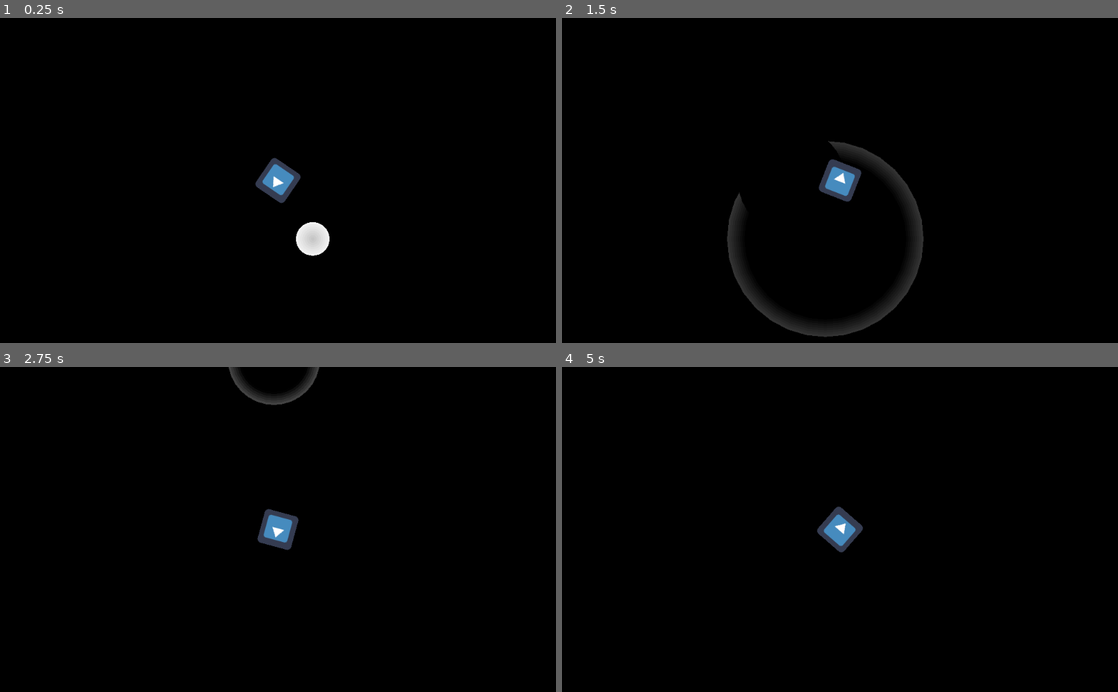
Above: before the commit, frames 1-4 (two rows, left to right).
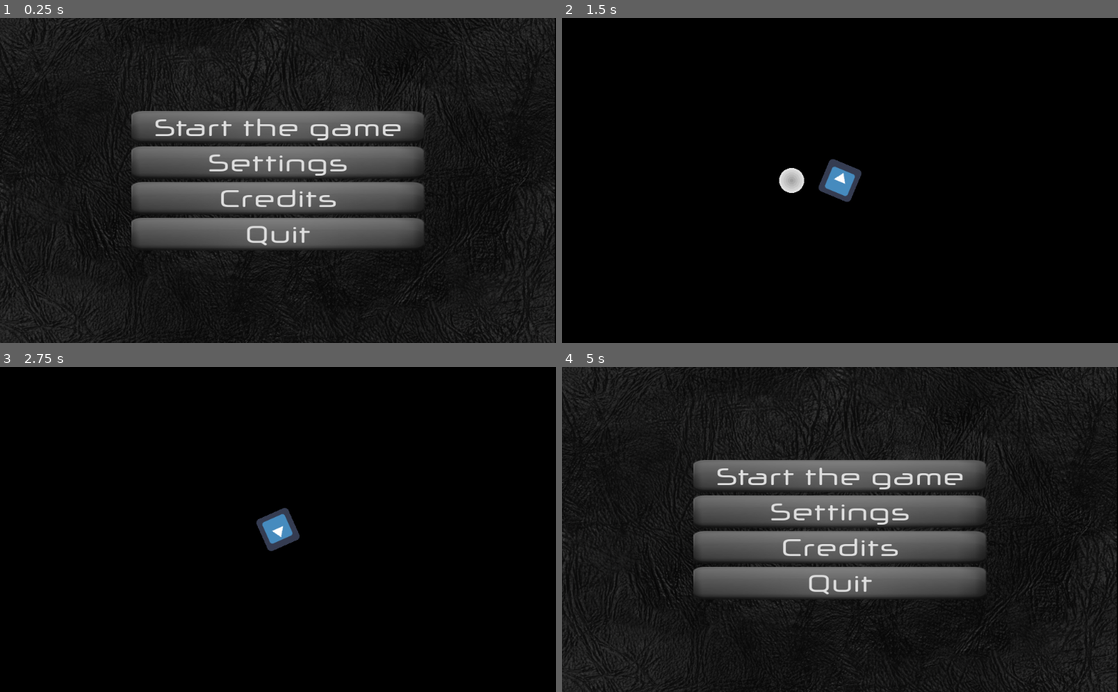
Above: after the commit, the same moments.

Repository: vodpox/ggj2018
Game: Godot game, scene res://Scenes/Start screen.tscn
The game is run twice, just before and just after one commit, with the same random seed, the same clock (stepped at 60 frames per second) and the same inputs. Before the commit the project starts from res://Scenes/Main.tscn. The engine's default icon, where the game draws it, is replaced by a stand-in: a white triangle on a blue panel in a dark square.
Inputs (mouse positions are in pixels of both pictures, inside the frame that each line leads up to):
- Up to frame 1 (0.25 s): no input
- Up to frame 2 (1.5 s): click (840, 128) at 0.5 s, where only the run after the commit has a clickable "Start the game"; move the mouse to (962, 164) at 1.27 s; press the mouse at (962, 164) at 1.28 s; hold Right (ui_right) from 1.28 s (still down)
- Up to frame 3 (2.75 s): move the mouse to (166, 545) at 2.02 s; release Right (ui_right) at 2.03 s; release the mouse at (166, 545) at 2.03 s; hold Down (ui_down) from 2.03 s (still down); click (166, 545) at 2.1 s
- Up to frame 4 (5 s): move the mouse to (895, 458) at 2.77 s; release Down (ui_down) at 2.78 s; press the mouse at (895, 458) at 2.78 s; hold Right (ui_right) 2.78-3.53 s; move the mouse to (812, 594) at 3.52 s; release the mouse at (812, 594) at 3.53 s; hold Up (ui_up) 3.53-4.28 s; click (812, 594) at 3.6 s; move the mouse to (1006, 578) at 4.27 s; press the mouse at (1006, 578) at 4.28 s; hold Left (ui_left) from 4.28 s (still down); tap Escape (ui_cancel) at 4.9 s

The runs differ from the first frame. In frame 1, 48% of the frame differs, in the area x 0-100%, y 0-100%; in frame 2, 3.0%; in frame 3, 0.9%; in frame 4, 48%.

Commit message:
functional menu

Diff:
--- /dev/null
+++ b/Scenes/Game.tscn
@@ -0,0 +1,7 @@
+[gd_scene load_steps=2 format=2]
+
+[ext_resource path="res://Scenes/Player.tscn" type="PackedScene" id=1]
+
+[node name="Game" type="Node"]
+
+[node name="Player" parent="." index="0" instance=ExtResource( 1 )]
--- a/Scenes/Main.tscn
+++ b/Scenes/Main.tscn
@@ -1,15 +1,7 @@
-[gd_scene load_steps=3 format=2]
+[gd_scene load_steps=2 format=2]
 
-[ext_resource path="res://Scenes/SoundWaveBasic.tscn" type="PackedScene" id=1]
-[ext_resource path="res://Scenes/Player.tscn" type="PackedScene" id=2]
+[ext_resource path="res://Scenes/Start screen.tscn" type="PackedScene" id=1]
 
 [node name="Main" type="Node"]
 
-[node name="SoundWaveBasic" parent="." index="0" instance=ExtResource( 1 )]
-
-position = Vector2( 118.728, 146.318 )
-
-[node name="Player" parent="." index="1" instance=ExtResource( 2 )]
-
-position = Vector2( 55.7277, 38.4784 )
-collision_mask = 0
+[node name="menu" parent="." index="0" instance=ExtResource( 1 )]
--- a/Scenes/Player.gd
+++ b/Scenes/Player.gd
@@ -22,10 +22,13 @@
 
 
 func _process(delta):
-	print("b")
+
 	if Input.is_action_pressed("shoot"):
 		if isReloaded:
 			shoot()
+
+	if Input.is_action_pressed("ui_cancel"):
+		get_tree().change_scene("res://Scenes/Start screen.tscn")
 
 	if Input.is_action_pressed("ui_right"):
 		velocity.x += 1
--- a/Scenes/Start screen.gd
+++ b/Scenes/Start screen.gd
@@ -1,14 +1,12 @@
 extends Control
 
-# class member variables go here, for example:
-# var a = 2
-# var b = "textvar"
 
 func _ready():
-	var localIp = IP.get_local_addresses()
+	#var localIp = IP.get_local_addresses()
 	#$HostContainer/HBoxContainer/LbIPHost.text = localIp[3]
-	$HostContainer/HBoxContainer/LbIPHost.text = "127.0.1.1"
-	$SettingsContainer/CheckBox.pressed=true
+	#$HostContainer/HBoxContainer/LbIPHost.text = "127.0.1.1"
+	#$SettingsContainer/CheckBox.pressed=true
+	pass
 
 #func _process(delta):
 #	# Called every frame. Delta is time since last frame.
@@ -21,9 +19,10 @@
 
 
 func _on_BtnStart_pressed():
-	get_tree().change_scene("res://Scenes/Main.tscn")
+	#get_tree().change_scene("res://Scenes/Main.tscn")
 	#$StartButtonContainer.visible=false
 	#$MultiplayerButtonContainer.visible=true
+	get_tree().change_scene("res://Scenes/Game.tscn")
 
 
 func _on_BtnBack_pressed():
@@ -60,8 +59,8 @@
 	$StartScreenMusicTimer.stop()
 	#Start hosting a game
 	#Go to game scene
-	print("start server")
-	get_node("../Lobby").createServer(int(get_node("HostContainer/HBoxContainer/LbIPHost").text))
+	#print("start server")
+	#get_node("../Lobby").createServer(int(get_node("HostContainer/HBoxContainer/LbIPHost").text))
 
 
 func _on_BtnSearchGame_pressed():
@@ -69,9 +68,9 @@
 	$StartScreenMusicTimer.stop()
 	#Start searching for a game
 	#Go to game scene
-	print("start guest")
+	#print("start guest")
 	#print()
-	get_node("../Lobby").joinServer(get_node("FindContainer/HBoxContainer/TEIPSearch").text, int(get_node("FindContainer/HBoxContainer/TEIPSearch").text))
+	#get_node("../Lobby").joinServer(get_node("FindContainer/HBoxContainer/TEIPSearch").text, int(get_node("FindContainer/HBoxContainer/TEIPSearch").text))
 
 
 func _on_BtnSettings_pressed():
--- a/Scenes/Start screen.tscn
+++ b/Scenes/Start screen.tscn
@@ -390,7 +390,6 @@
 
 [node name="StartButtonContainer" type="VBoxContainer" parent="." index="3"]
 
-editor/display_folded = true
 anchor_left = 0.5
 anchor_top = 0.5
 anchor_right = 0.5
--- a/project.godot
+++ b/project.godot
@@ -11,7 +11,7 @@
 [application]
 
 config/name="GGJ2018"
-run/main_scene="res://Scenes/Main.tscn"
+run/main_scene="res://Scenes/Start screen.tscn"
 config/icon="res://icon.png"
 
 [input]
